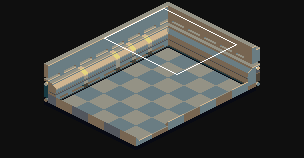
Two versions of a level (Tiled map, res/tiled/levels/ship_pascal.tmx). The picture above shows the old version from afar; the outline marks the close-up.
Close-up. As it was:
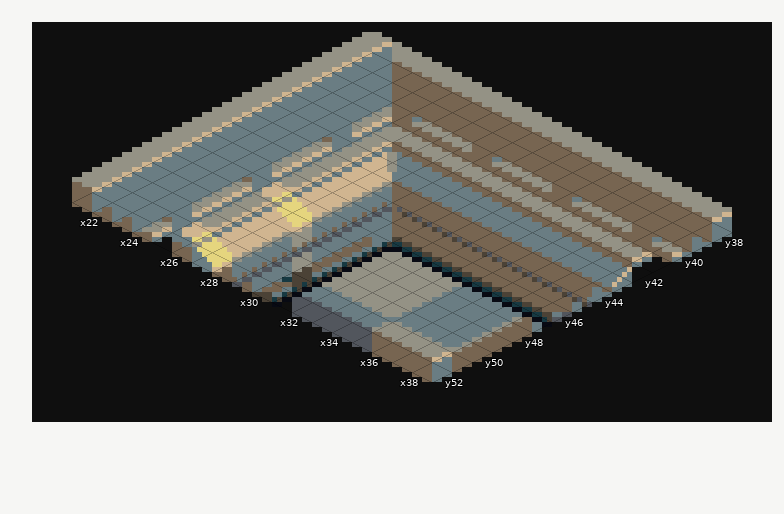
Cells are 8x4 px. Isometric: x runs down to the right, y down to the left. Shown: x 21..38, y 38..52. The commit also changed other parts of the map, which this record leaves out. The old version is drawn lined up with the new one.
The result:
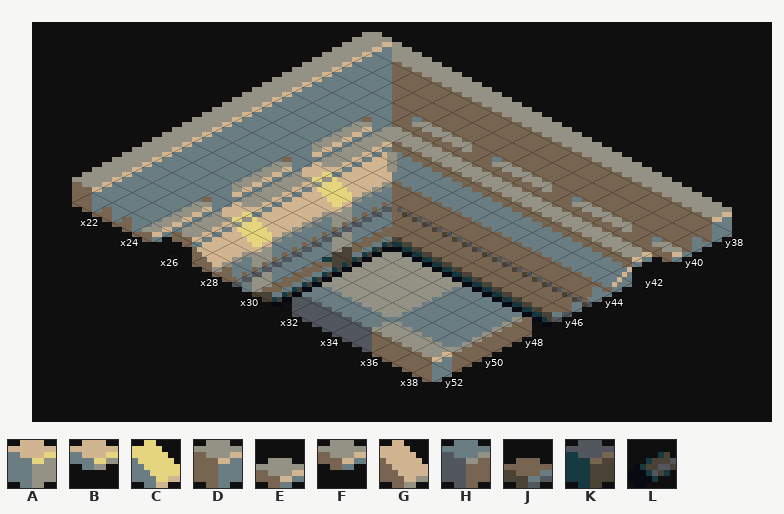
Key: from "CONGRUENT": A 96, B 98, C 100, D 144, E 145, F 146, G 148, H 192, J 241, K 288, L 374.
_ is an empty cell, . an unchanged one.
What changed:
map size 100x100 -> 108x100 cells
--- layer "3d/ground"
@@ x 38..38 @@
-47 D
+47 _
--- layer "3d/walls/1"
@@ x 27..30 @@
-47 .LDD
-48 C...
-49 ...J
-50 .LD.
-51 .LDK
-52 C...
+47 .__J
+48 _...
+49 ...K
+50 .__.
+51 .__J
+52 _...
--- layer "3d/walls/2"
@@ x 28..28 @@
-46 D
+46 _
@@ x 28..29 @@
-48 .D
-49 D.
-50 DA
+48 .A
+49 _.
+50 _D
@@ x 29..29 @@
-52 D
+52 A
--- layer "3d/walls/3"
@@ x 26..27 @@
-45 DD
+45 __
@@ x 26..28 @@
-47 ..D
-48 DD.
-49 DDA
+47 ..A
+48 __.
+49 __D
@@ x 26..28 @@
-51 ..D
-52 DD.
+51 ..A
+52 __.
--- layer "3d/walls/4"
@@ x 26..27 @@
-44 D.
-45 D.
-46 DG
-47 D.
-48 DC
-49 H.
-50 DG
-51 D.
-52 DC
+44 _.
+45 _.
+46 _C
+47 _.
+48 _G
+49 _.
+50 _C
+51 _.
+52 _G
--- layer "3d/walls/5"
@@ x 26..26 @@
-46 F
+46 B
@@ x 26..26 @@
-48 B
+48 F
@@ x 26..26 @@
-50 F
+50 B
@@ x 26..26 @@
-52 B
+52 F
--- layer "3d/walls/6"
@@ x 24..24 @@
-41 E
+41 D
@@ x 24..24 @@
-43 D
+43 E
@@ x 24..24 @@
-45 E
+45 D
@@ x 24..24 @@
-47 D
+47 E
@@ x 24..24 @@
-49 E
+49 D
@@ x 24..24 @@
-51 D
+51 E
